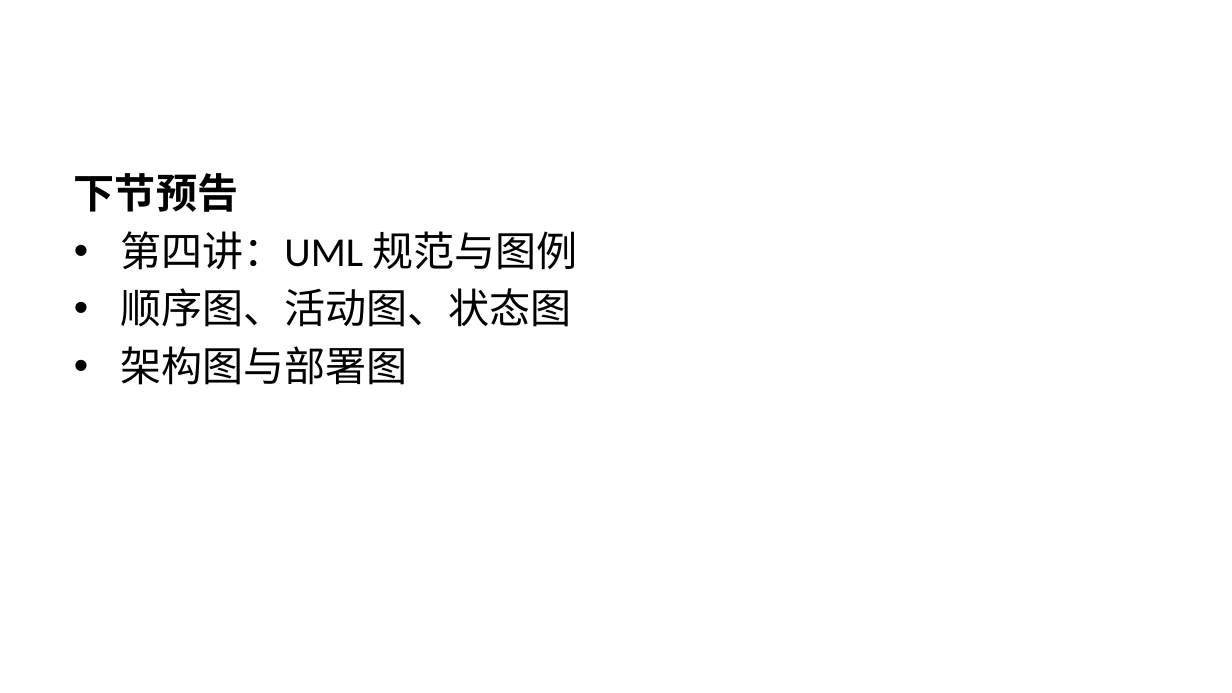
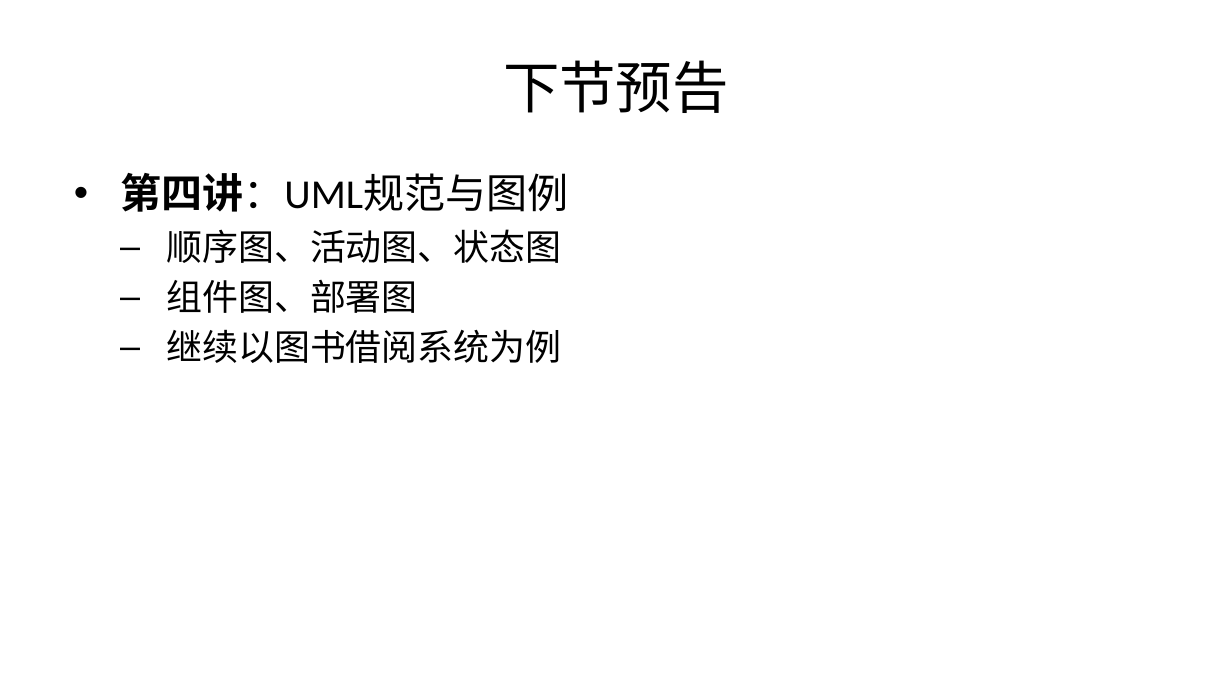
Before and after one commit to yinglichina8848/sqlrustgo-public, a slide deck: slide 50 of docs/教学计划/PPT/第3讲-面向对象分析设计与实现.pptx (slide 30 before the commit). Drawn at 1232x693 pixels with LibreOffice and Linux fonts; fonts in the diff are those of the drawing. Boxes give left, top, right and bottom in pixels: in the first picture for what was removed or moved away, otherwise in the second. Text is boxed around its words. In the diff, an @@ line names an element or a change of style, - is before the commit and + after.

```diff
--- a/docs/教学计划/PPT/第3讲-面向对象分析设计与实现.pptx
+++ b/docs/教学计划/PPT/第3讲-面向对象分析设计与实现.pptx
@@ title added at [503, 60, 729, 113], 33 pt, text #000000 @@
+下节预告
@@ text at [120, 173, 568, 212]: text changed @@
-下节预告
-• 第四讲：UML 规范与图例
+• 第四讲：UML规范与图例
@@ text at [166, 229, 561, 263]: size 24 to 21 pt in "顺序图、活动图、状态图"; bullet • to –; list level 1 to 2 in "顺序图、活动图、状态图" @@
@@ text at [166, 280, 561, 363]: text changed; size 24 to 21 pt @@
-• 架构图与部署图
+  – 组件图、部署图
+  – 继续以图书借阅系统为例
```
Also in this commit, not shown: 17 other slides changed, 34 slides added, 13 slides removed.
